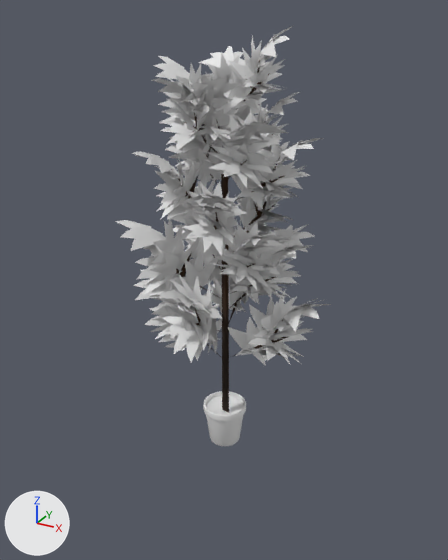
The FBX model Models/Plants/Vegetation1Indica.fbx, before and after one commit.
Both versions are drawn from a 50 mm camera at (0.907, -1.704, 1.605) aimed at (-0.054, 0.043, 0.731). The axes (+X, +Y, +Z) are drawn at lower left. The lights are the same throughout. The older version comes first. Where no turn or scale is listed for an object, it has been applied to the vertices.

Names of what the first picture shows: 'Vegetation1Indica'.
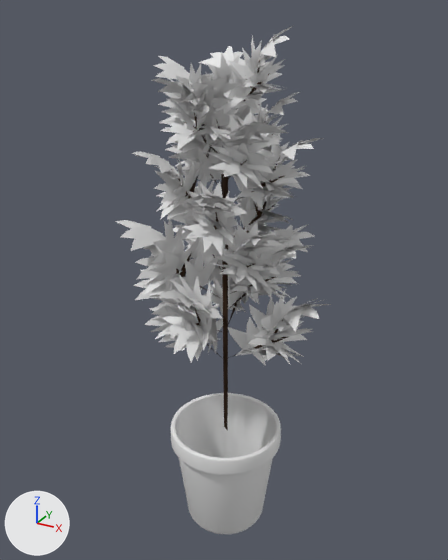
The newer file is also rescaled (x0.384), turned or shifted as a whole; pictures and numbers use the older file's frame.

What differs and where, as boxes (x1, y1, x2, y2) in the pictures (448 x 560 px; the box of a moved part takes in the faces that stretch with it):
```json
{"object": "Vegetation1Indica", "change": "reshaped", "before": [115, 26, 332, 446], "after": [115, 26, 332, 534], "on screen": "21% taller"}
{"part": 1, "of": "me_sativaleaf_retopology_008", "change": "moved or reshaped", "before": [203, 391, 246, 446], "after": [171, 393, 281, 534]}
{"part": 2, "of": "me_sativaleaf_retopology_008", "change": "deleted", "before": [206, 396, 244, 415]}
{"part": 3, "of": "me_sativaleaf_retopology_008", "change": "moved or reshaped", "before": [161, 112, 297, 412], "after": [161, 111, 298, 431]}
```

Edits to the scene script, one JSON object a line:
```json
{"block": "me_sativaleaf_retopology_008", "where": "# used by ob_vegetation1indica; location = (0.0, 0.0, 0.0)"}
{"op": "remove", "block": "me_sativaleaf_retopology_008", "code": "me_sativaleaf_retopology_008.from_pydata(...)  # 7339 vertices, 3618 faces; spans x -0.401..0.341, y -0.359..0.384, z 0.069..1.559"}
{"op": "add", "block": "me_sativaleaf_retopology_008", "code": "me_sativaleaf_retopology_008.from_pydata(...)  # 7297 vertices, 3588 faces; spans x -0.401..0.341, y -0.359..0.384, z -0.274..1.559"}
{"block": "me_sativaleaf_retopology_008", "change": "me_sativaleaf_retopology_008 part 1: the loose piece of 512 vertices spanning x -0.122..0.04, y -0.056..0.107, z 0.069..0.232 is scaled about its middle by 2.6, then moved by (0.011, -0.013, -0.213)"}
{"block": "me_sativaleaf_retopology_008", "change": "me_sativaleaf_retopology_008 part 2: the loose piece of 42 vertices spanning x -0.115..0.032, y -0.046..0.097, z 0.207..0.214 is deleted"}
{"block": "me_sativaleaf_retopology_008", "change": "me_sativaleaf_retopology_008 part 3"}
{"block": "me_sativaleaf_retopology_008", "change": "58 vertices are removed from x -0.238..0.183, y -0.193..0.209, z 0.128..1.316"}
{"block": "me_sativaleaf_retopology_008", "change": "79 faces are deleted"}
{"block": "me_sativaleaf_retopology_008", "change": "1 vertex moves from x -0.045, y 0.014, z 0.128 to x -0.042, y 0.02, z 0.128"}
{"block": "me_sativaleaf_retopology_008", "change": "58 vertices are added at x -0.193..0.178, y -0.197..0.174, z 0.128..1.318"}
{"block": "me_sativaleaf_retopology_008", "change": "76 new faces join them, mat_weed (its picture is missing)"}
{"block": "me_sativaleaf_retopology_008", "change": "2 new faces join them, mat_material (brown #35200c)"}
```
